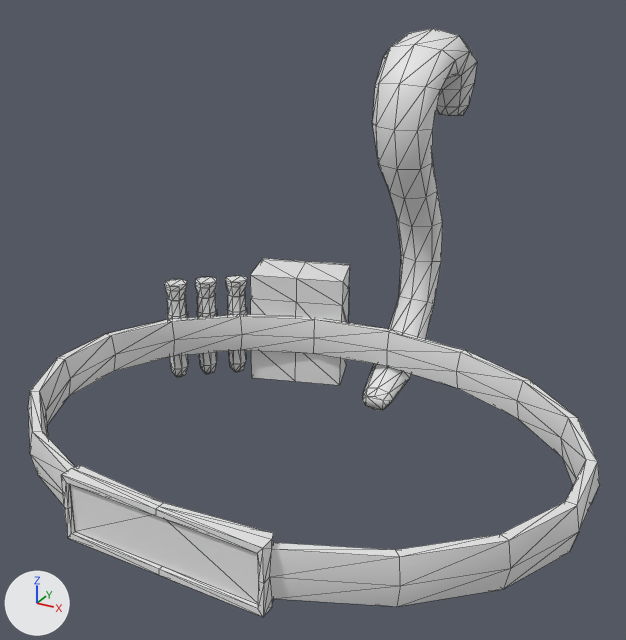
A saved change to the FBX model GraphicResource/Weapon/Player_Belt/513_Belt_Pink.fbx.
The view is the same before and after, from a 50 mm lens placed at (39.9, -68.1, 51.6), pointed at (-4.9, 13.3, 10.9). Lighting does not change. The marker at lower left points along +X, +Y and +Z. Mesh edges are drawn as thin lines. Materials are left out; every surface is plain grey. Where no turn or scale is listed for an object, it has been applied to the vertices.

The scene before the commit, as lines of its bpy script (objects in view):
```python
me_mesh = bpy.data.meshes.new('Mesh')
me_mesh.from_pydata(...)  # 567 vertices, 1114 faces; spans x -30.4..30.4, y -22.6..43.5, z -3.5..41.9
me_mesh.materials.append(mat_belt3)
ob_belt003 = bpy.data.objects.new('Belt003', me_mesh)
ob_belt003.location = (0.0, 0.0, 0.0)
```
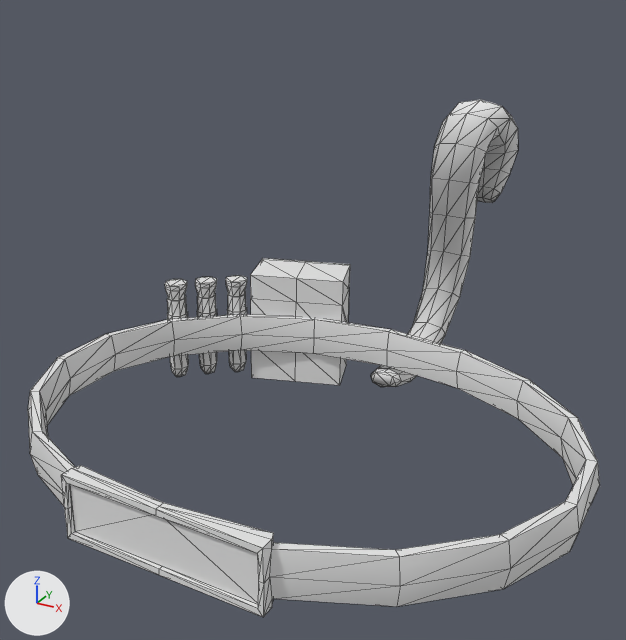
Edits to the bpy script that builds the scene:
```text
Change me_mesh:
    where me_mesh.from_pydata(...)  # 567 vertices, 1114 faces; spans x -30.4..30.4, y -22.6..43.5, z -3.5..41.9
    used by ob_belt003; location = (0.0, 0.0, 0.0)
    me_mesh part 1: the loose piece of 136 vertices spanning x -4.6..4.6, y 20.7..43.5, z -3.4..41.9 is turned -35 degrees about the x axis through its middle, then moved by (0.0, 12.7, -8.1)
```

Pixel boxes [x1, y1, x2, y2] of what changed, in the pictures (626 x 640 px; the box of a moved part takes in the faces that stretch with it):
'Belt003', reshaped (12% shorter)
    before: [28, 28, 600, 617]
    after: [28, 100, 600, 617]
part 1 of me_mesh, moved or reshaped
    before: [363, 28, 477, 410]
    after: [371, 100, 518, 387]
